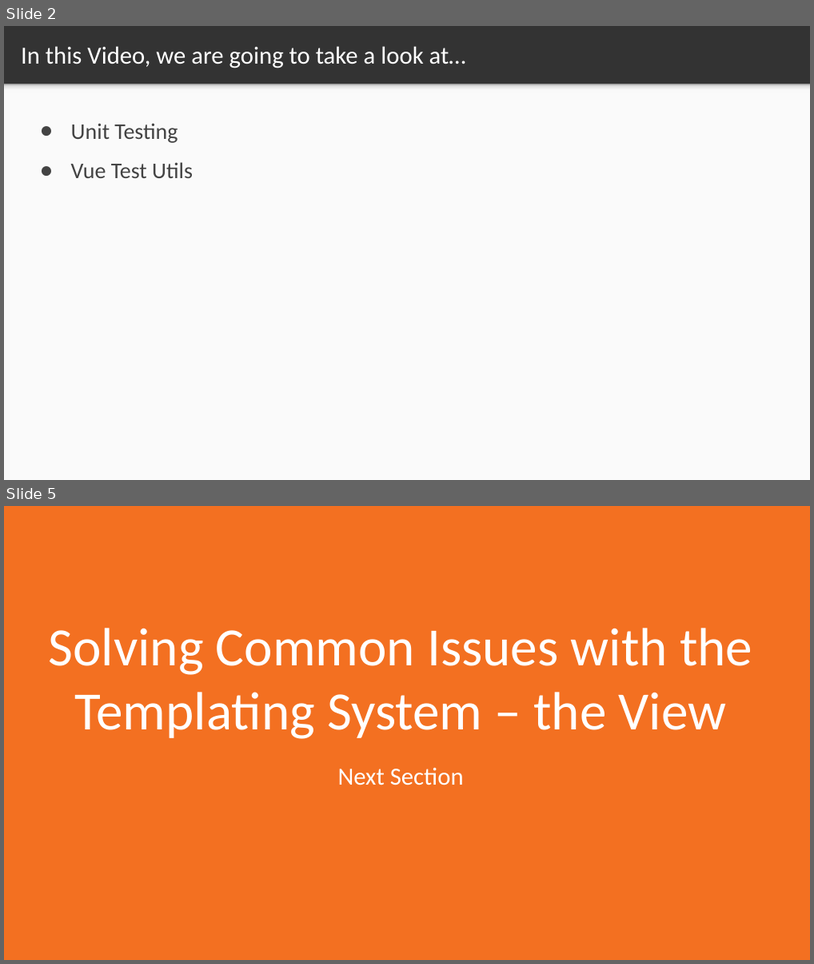
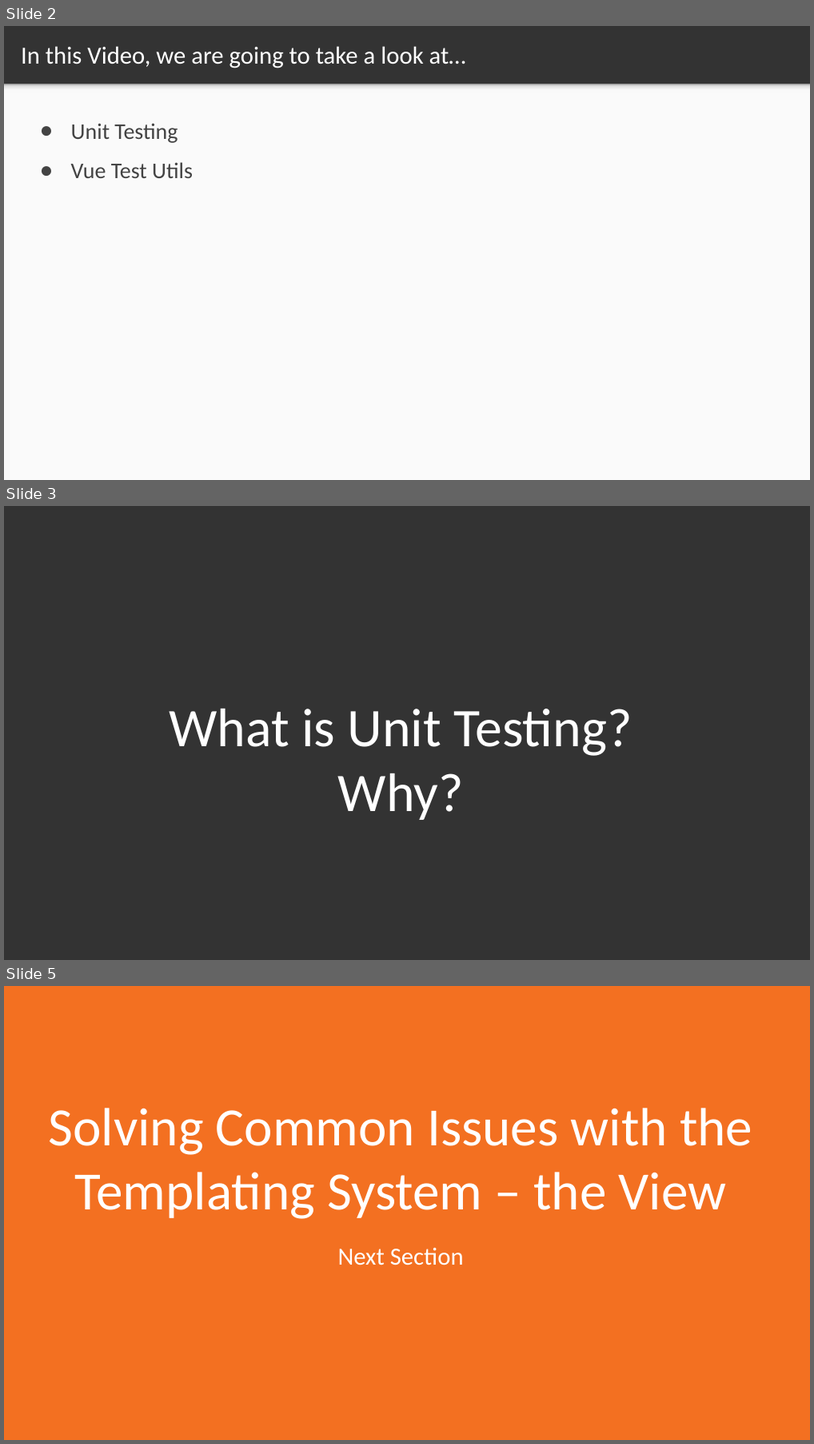
Before and after one commit to PacktPublishing/Troubleshooting-Vue.js, a slide deck: Section 1/Video 1.7/video 1.7_Unit_Testing.ppt. Shown one above the other, each under a label of ours: slides 2 and 5 before the commit, slides 2, 3 and 5 after it; the slides between them are not shown. The pictures are 814x964 and 814x1444 pixels, drawn with LibreOffice and Linux fonts; fonts in the diff are those of the drawing. Boxes give left, top, right and bottom in pixels: in the first picture for what was removed or moved away, otherwise in the second. Text is boxed around its words. In the diff, an @@ line names an element or a change of style, - is before the commit and + after.

```diff
--- a/Section 1/Video 1.7/video 1.7_Unit_Testing.ppt
+++ b/Section 1/Video 1.7/video 1.7_Unit_Testing.ppt
@@ slide 3 added at [4, 506, 810, 960], background #333333 @@
@@ text added at [169, 708, 632, 820], 97 pt, text #FFFFFF @@
+What is Unit Testing?
+Why?
```
Also in this commit, not shown: 1 slide changed, 1 slide removed.
